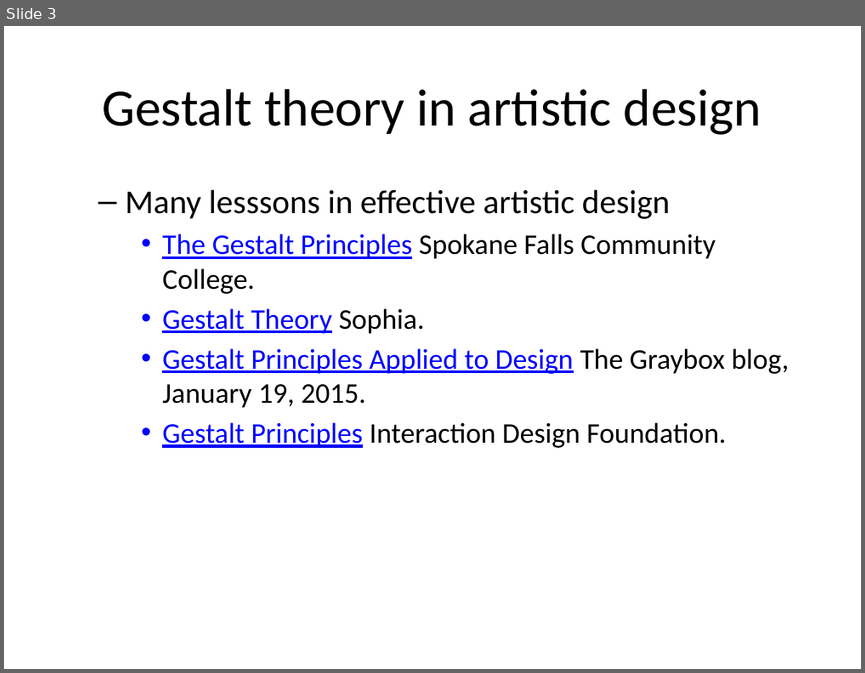
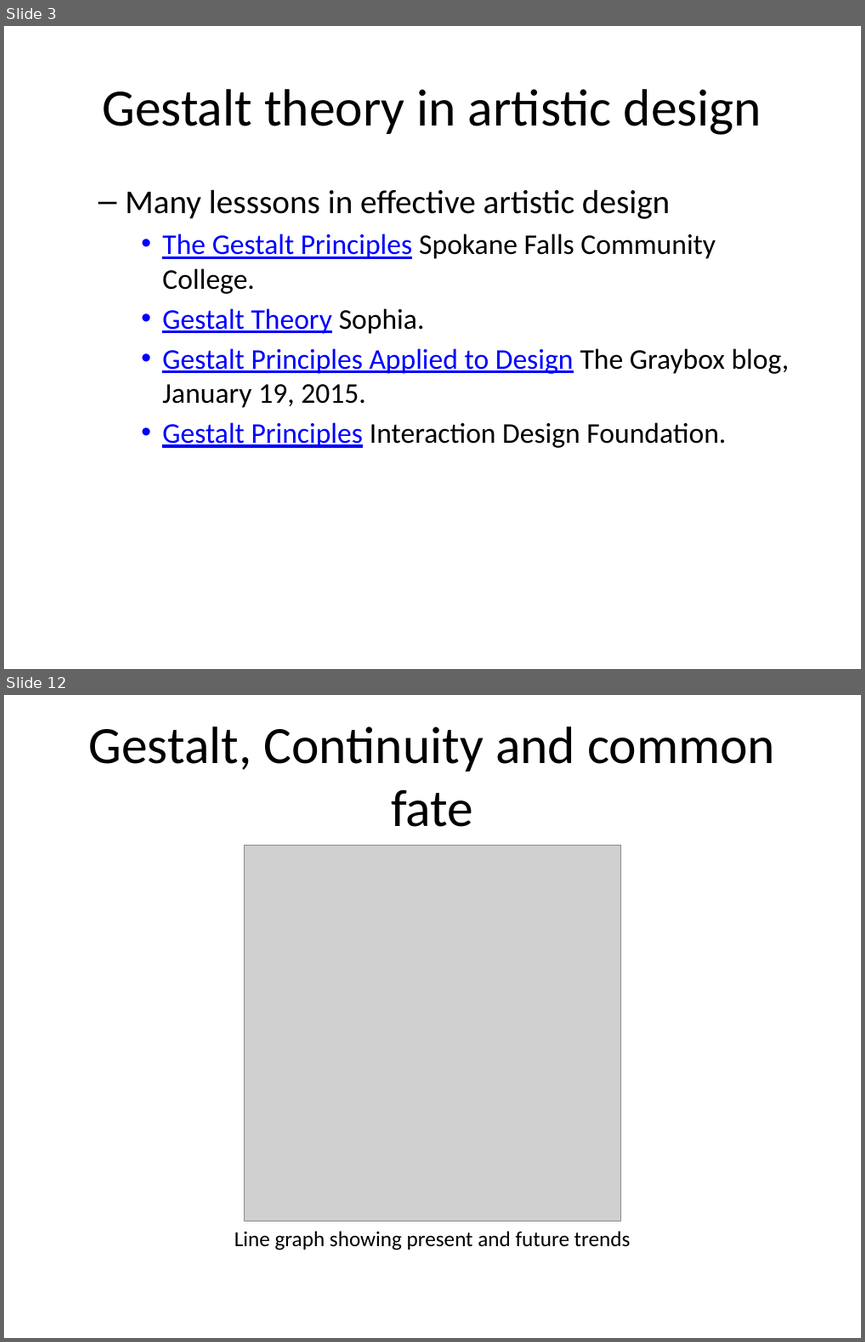
Before and after one commit to pmean/data-visualization, a slide deck: data-viz-03/component/tutorial-gestalt.pptx. Shown one above the other, each under a label of ours: slide 3 before the commit, slides 3 and 12 after it; the slides between them are not shown. The pictures are 865x673 and 865x1342 pixels, drawn with LibreOffice and Linux fonts; fonts in the diff are those of the drawing; grey boxes stand for pictures. Boxes give left, top, right and bottom in pixels: in the first picture for what was removed or moved away, otherwise in the second. Text is boxed around its words. In the diff, an @@ line names an element or a change of style, - is before the commit and + after.

```diff
--- a/data-viz-03/component/tutorial-gestalt.pptx
+++ b/data-viz-03/component/tutorial-gestalt.pptx
@@ slide 12 added at bbox=[4, 695, 861, 1338], background #FFFFFF @@
@@ title added at bbox=[88, 726, 775, 827], 44 pt, text #000000 @@
+Gestalt, Continuity and common fate
@@ picture added at bbox=[245, 845, 621, 1221] @@
@@ text added at bbox=[234, 1231, 630, 1250], 18 pt, text #000000 @@
+Line graph showing present and future trends
```
Also in this commit, not shown: 5 slides changed, 6 other slides added, 6 slides removed, 16 other files.
